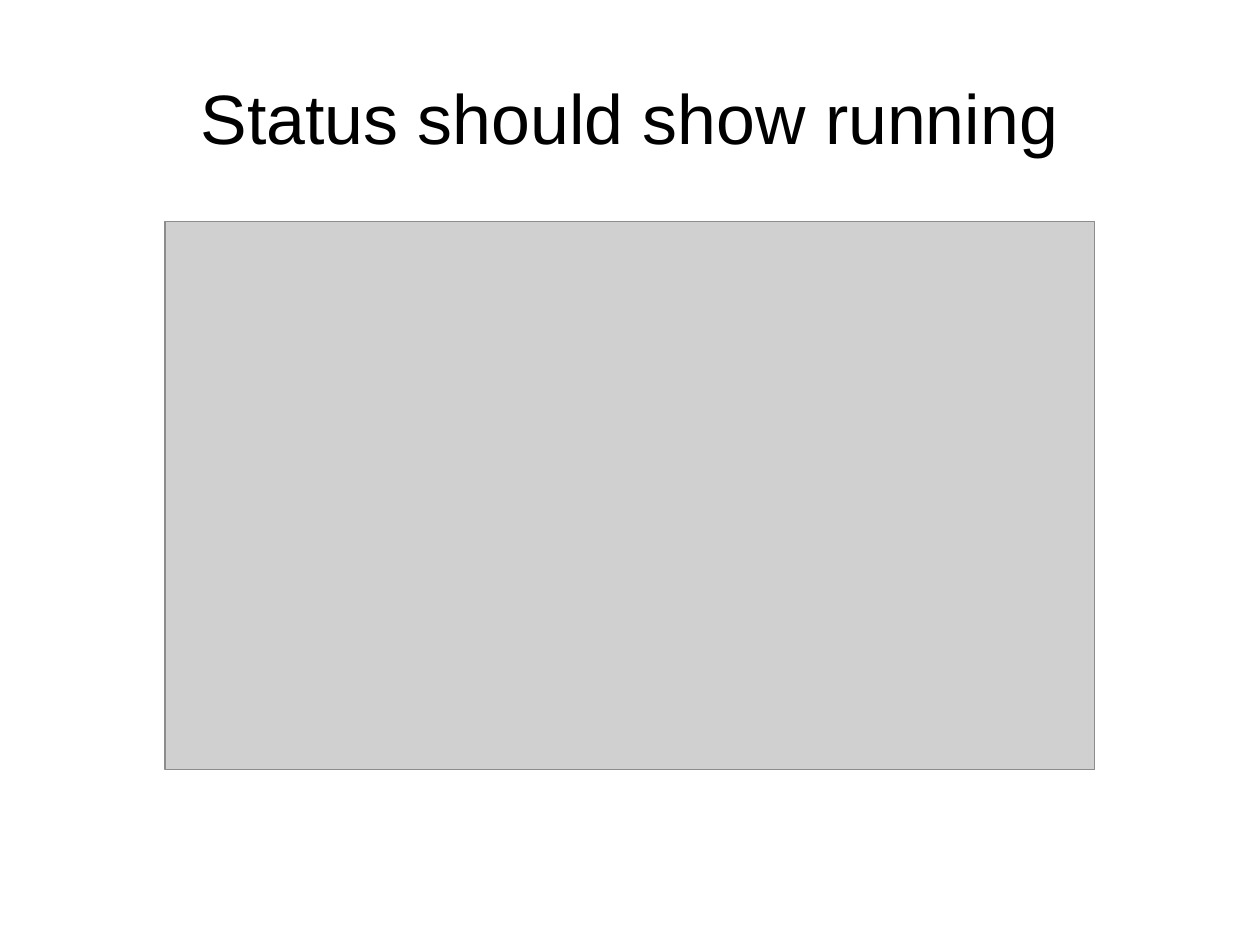
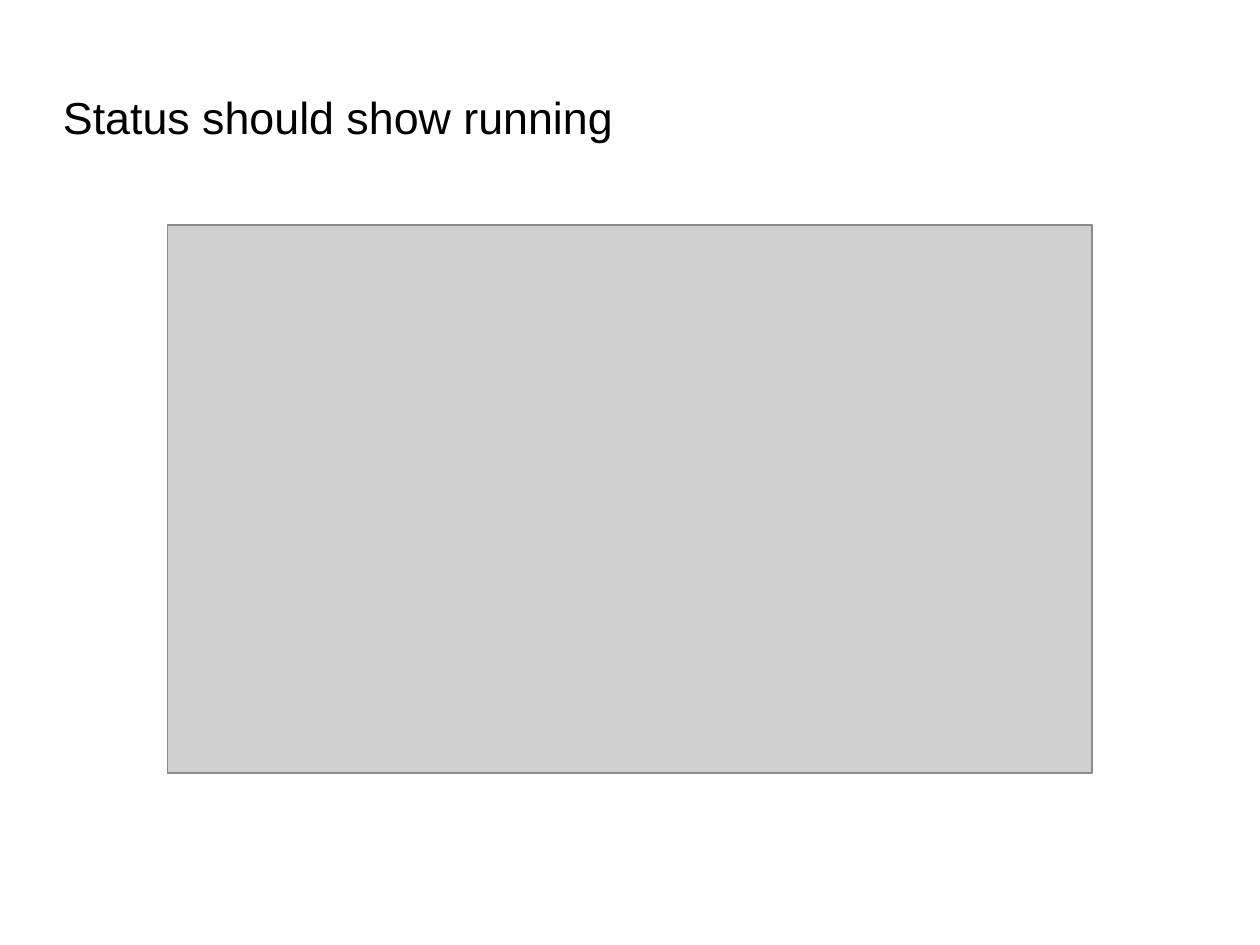
Before and after one commit to Oflameo/sshvnc_ws, a slide deck: slide 9 of doc/sshvnc.odp. Drawn at 1260x945 pixels with LibreOffice and Linux fonts; fonts in the diff are those of the drawing; grey boxes stand for pictures; background and template pictures are left out. Boxes give left, top, right and bottom in pixels: in the first picture for what was removed or moved away, otherwise in the second. Text is boxed around its words. In the diff, an @@ line names an element or a change of style, - is before the commit and + after.

```diff
--- a/doc/sshvnc.odp
+++ b/doc/sshvnc.odp
@@ title "Status should show running" at [63,101,612,143]: size 44 to 28.2 pt; alignment centre to left @@
@@ picture: place and size @@
-picture at [165,221,1094,768]
+picture at [168,225,1093,773]
```
Also in this commit, not shown: 11 other slides changed, 2 other files.
